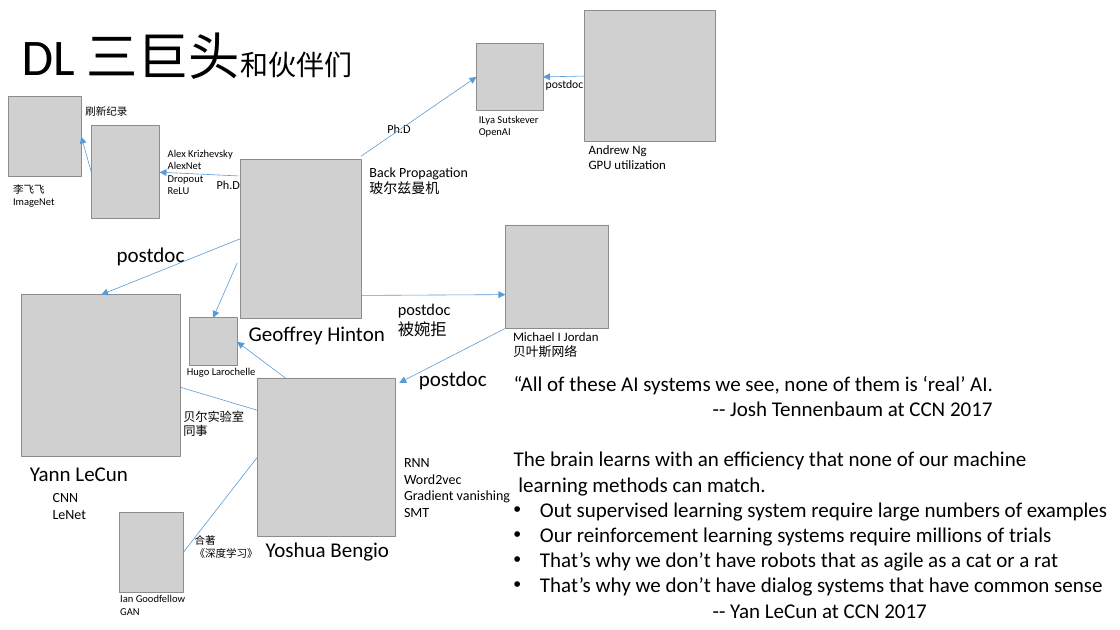
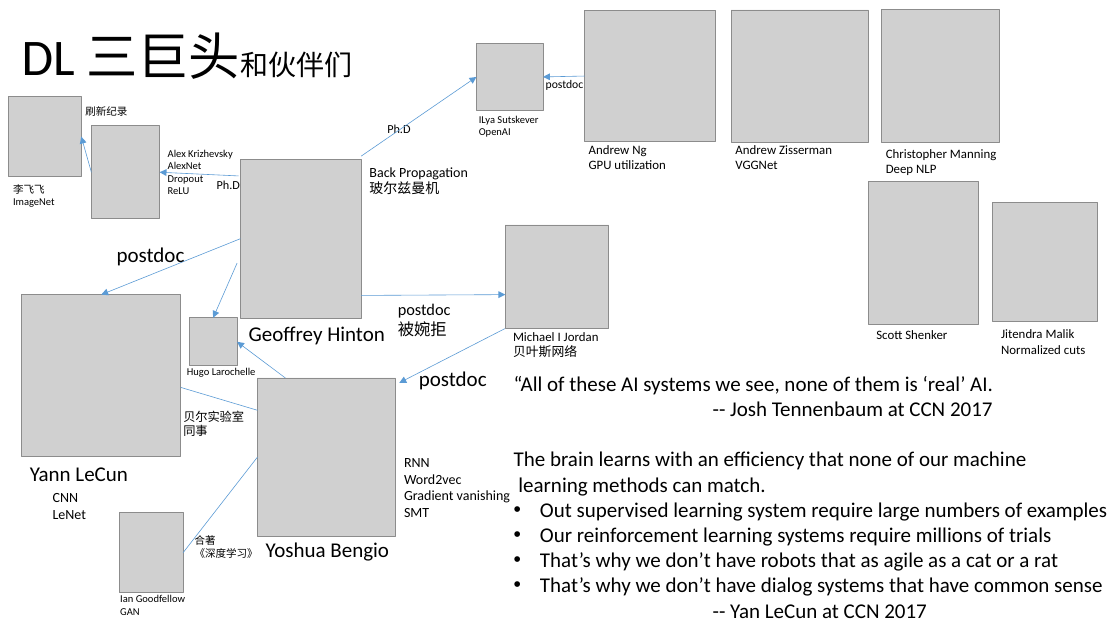
Before and after one commit to foamliu/Learning-DL, a slide deck: slide 3 of capsnet/CapsNet.pptx. Drawn at 1120x630 pixels with LibreOffice and Linux fonts; fonts in the diff are those of the drawing; grey boxes stand for pictures. Boxes give left, top, right and bottom in pixels: in the first picture for what was removed or moved away, otherwise in the second. Text is boxed around its words. In the diff, an @@ line names an element or a change of style, - is before the commit and + after.

Commit message:
update decks

```diff
--- a/capsnet/CapsNet.pptx
+++ b/capsnet/CapsNet.pptx
@@ picture added at (731, 10, 869, 142) @@
@@ picture added at (881, 9, 1000, 142) @@
@@ text added at (735, 145, 832, 169), 11 pt, text #000000 @@
+Andrew Zisserman
+VGGNet
@@ text added at (886, 149, 996, 175), 11 pt, text #000000 @@
+Christopher Manning
+Deep NLP
@@ picture added at (869, 181, 979, 324) @@
@@ picture added at (993, 202, 1098, 322) @@
@@ text added at (1001, 329, 1086, 354), 11 pt, text #000000 @@
+Jitendra Malik
+Normalized cuts
@@ text added at (876, 330, 947, 339), 11 pt, text #000000 @@
+Scott Shenker
```
Also in this commit, not shown: 1 other slide changed, 2 other files.
